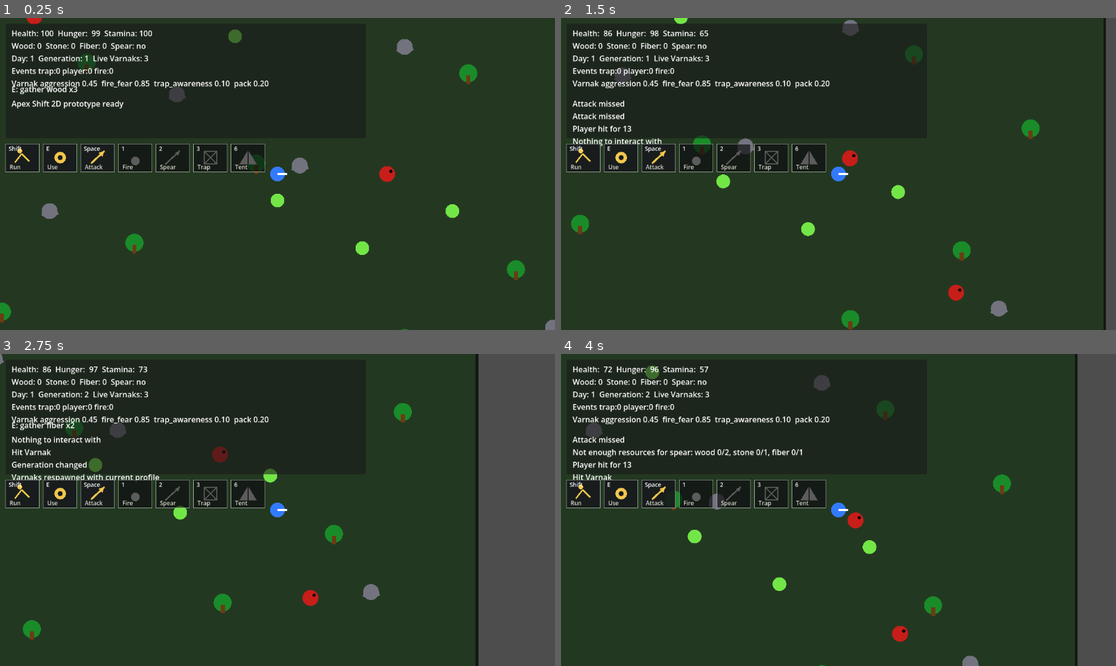
Above: before the commit, frames 1-4 (two rows, left to right).
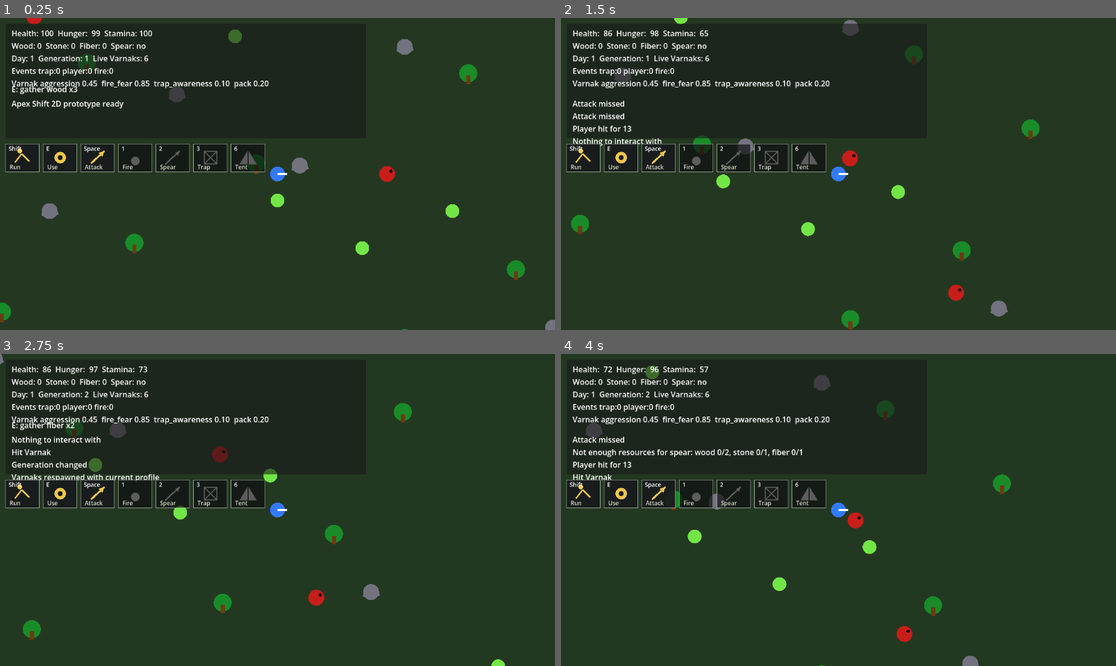
Above: after the commit, the same moments.

Repository: krisstoof/apex-shift-2d
Game: Godot game, scene res://scenes/main.tscn
Same seed, same stepped clock (60 frames per second), same inputs: the game is played once before the commit and once after it.
Inputs (mouse positions are in pixels of both pictures, inside the frame that each line leads up to):
- Up to frame 1 (0.25 s): no input
- Up to frame 2 (1.5 s): tap Enter at 0.5 s; move the mouse to (960, 158) at 0.52 s; hold D (move_right) 0.53-1.28 s; hold Shift 0.53-1.28 s; click (960, 158) at 0.67 s; tap Space at 0.77 s; move the mouse to (727, 189) at 1.27 s; hold S (move_down) from 1.28 s (still down); tap E at 1.35 s
- Up to frame 3 (2.75 s): tap Space at 1.52 s; move the mouse to (333, 441) at 2.02 s; release S (move_down) at 2.03 s; hold D (move_right) from 2.03 s (still down); tap G at 2.1 s
- Up to frame 4 (4 s): move the mouse to (810, 572) at 2.77 s; release D (move_right) at 2.78 s; hold W (move_up) 2.78-3.53 s; tap 1 at 2.85 s; click (810, 572) at 2.92 s; tap Space at 3.02, 3.77 s; move the mouse to (1005, 556) at 3.52 s; hold A (move_left) from 3.53 s (still down); tap 2 at 3.6 s

The runs differ from the first frame. In frame 1, less than 0.1% of the frame differs, in the area x 25-27%, y 12-15%; in frame 2, 2.1%; in frame 3, 14%, in the area x 25-100%, y 0-100%; in frame 4, 7.4%.

Commit message:
world/#18 make bigger world

Diff:
--- a/scripts/player/player.gd
+++ b/scripts/player/player.gd
@@ -2,6 +2,9 @@
 
 @export var walk_speed := 180.0
 @export var run_speed := 290.0
+
+const WORLD_LIMIT_X := 1410.0
+const WORLD_LIMIT_Y := 850.0
 
 var stats := PlayerStats.new()
 var inventory := Inventory.new()
@@ -35,8 +38,8 @@
 	var speed := run_speed if wants_run else walk_speed
 	velocity = input_vector * speed
 	move_and_slide()
-	global_position.x = clamp(global_position.x, -690.0, 690.0)
-	global_position.y = clamp(global_position.y, -410.0, 410.0)
+	global_position.x = clamp(global_position.x, -WORLD_LIMIT_X, WORLD_LIMIT_X)
+	global_position.y = clamp(global_position.y, -WORLD_LIMIT_Y, WORLD_LIMIT_Y)
 	stats.tick(delta, wants_run)
 
 
--- a/scripts/world/world.gd
+++ b/scripts/world/world.gd
@@ -2,7 +2,15 @@
 
 const RESOURCE_SCENE := preload("res://scenes/world/resource_node.tscn")
 const VARNAK_SCENE := preload("res://scenes/creatures/varnak.tscn")
-const VARNAK_SPAWN_POINTS := [Vector2(220, 0), Vector2(-470, -300), Vector2(420, 330)]
+const WORLD_RECT := Rect2(-1440, -880, 2880, 1760)
+const VARNAK_SPAWN_POINTS := [
+	Vector2(220, 0),
+	Vector2(-470, -300),
+	Vector2(420, 330),
+	Vector2(-980, -560),
+	Vector2(1040, 520),
+	Vector2(760, -680)
+]
 
 var evolution_director: Node
 var day_night_system: Node
@@ -31,7 +39,14 @@
 		["tree", Vector2(580, -50)], ["tree", Vector2(-120, 360)], ["tree", Vector2(240, 310)],
 		["tree", Vector2(-610, -120)], ["rock", Vector2(-190, -150)], ["rock", Vector2(240, -240)],
 		["rock", Vector2(520, 290)], ["rock", Vector2(-430, 70)], ["bush", Vector2(160, 140)],
-		["bush", Vector2(-80, -260)], ["bush", Vector2(330, 70)], ["bush", Vector2(-330, 310)]
+		["bush", Vector2(-80, -260)], ["bush", Vector2(330, 70)], ["bush", Vector2(-330, 310)],
+		["tree", Vector2(-1180, -620)], ["tree", Vector2(-1040, 380)], ["tree", Vector2(-820, 700)],
+		["tree", Vector2(-760, -520)], ["tree", Vector2(850, -540)], ["tree", Vector2(960, 690)],
+		["tree", Vector2(1210, -260)], ["tree", Vector2(1320, 430)], ["tree", Vector2(680, 610)],
+		["rock", Vector2(-1290, 120)], ["rock", Vector2(-930, -760)], ["rock", Vector2(-700, 540)],
+		["rock", Vector2(720, -770)], ["rock", Vector2(1120, -610)], ["rock", Vector2(1260, 120)],
+		["bush", Vector2(-1320, -260)], ["bush", Vector2(-980, 650)], ["bush", Vector2(-650, -680)],
+		["bush", Vector2(760, 430)], ["bush", Vector2(1040, -80)], ["bush", Vector2(1340, 720)]
 	]
 	for placement in placements:
 		var node := RESOURCE_SCENE.instantiate()
@@ -83,7 +98,7 @@
 
 
 func _draw() -> void:
-	draw_rect(Rect2(-720, -440, 1440, 880), Color(0.14, 0.22, 0.13), true)
-	draw_rect(Rect2(-720, -440, 1440, 880), Color(0.07, 0.09, 0.07), false, 5.0)
+	draw_rect(WORLD_RECT, Color(0.14, 0.22, 0.13), true)
+	draw_rect(WORLD_RECT, Color(0.07, 0.09, 0.07), false, 5.0)
 	if day_night_system and day_night_system.night_amount > 0.0:
-		draw_rect(Rect2(-720, -440, 1440, 880), Color(0.02, 0.03, 0.09, day_night_system.night_amount * 0.45), true)
+		draw_rect(WORLD_RECT, Color(0.02, 0.03, 0.09, day_night_system.night_amount * 0.45), true)
